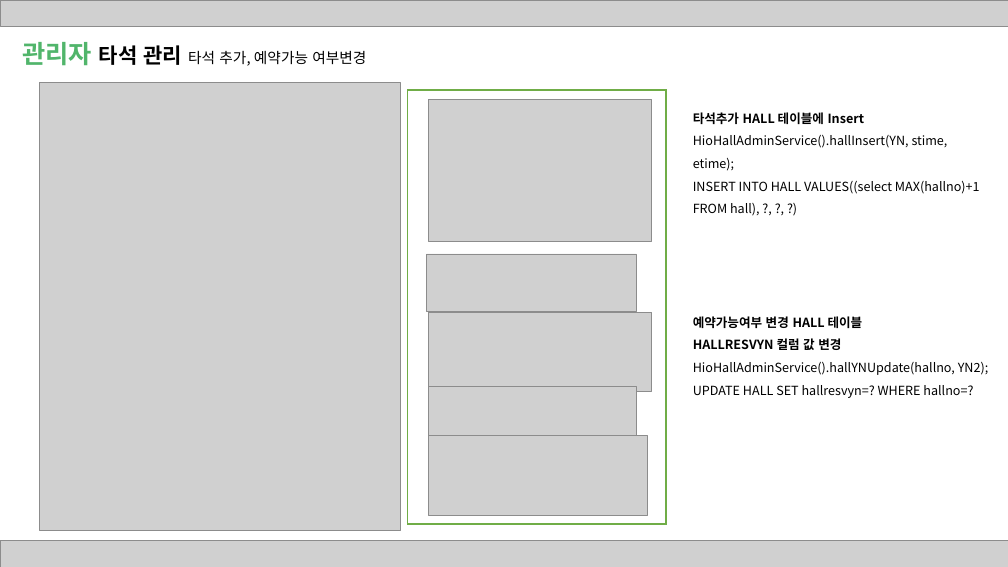
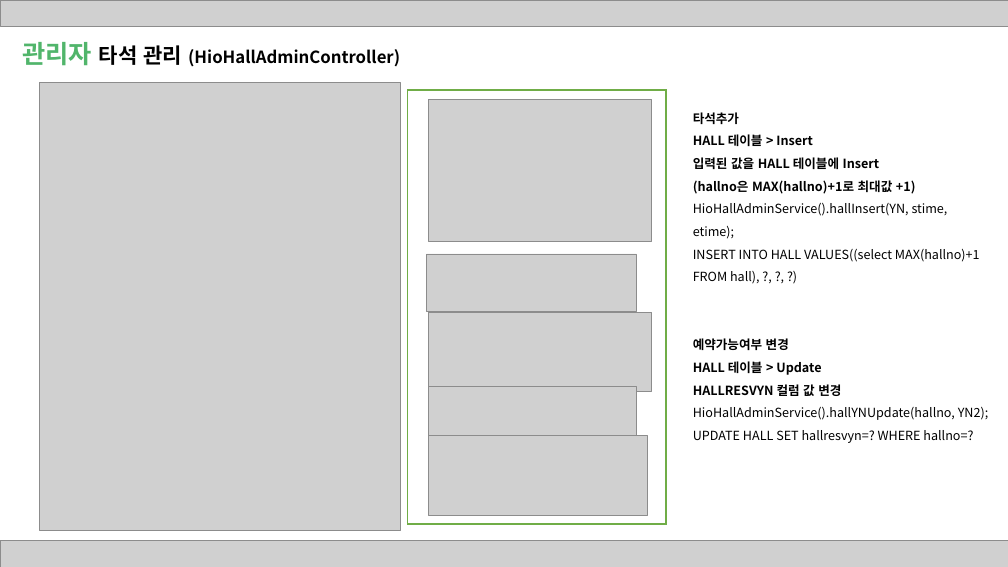
Before and after one commit to skjung1979/classproject, a slide deck: slide 16 of ppt/원팀 발표자료 20201027.pptx. Drawn at 1008x567 pixels with LibreOffice and Linux fonts; fonts in the diff are those of the drawing; grey boxes stand for pictures. Boxes give left, top, right and bottom in pixels: in the first picture for what was removed or moved away, otherwise in the second. Text is boxed around its words. In the diff, an @@ line names an element or a change of style, - is before the commit and + after.

```diff
--- a/ppt/원팀 발표자료 20201027.pptx
+++ b/ppt/원팀 발표자료 20201027.pptx
@@ text at bbox=[22, 42, 400, 67]: text changed; size 14 to 16 pt; bold on @@
-관리자 타석 관리 타석 추가, 예약가능 여부변경
+관리자 타석 관리 (HioHallAdminController)
@@ text at bbox=[693, 112, 916, 194]: text changed @@
-타석추가 HALL 테이블에 Insert
+타석추가
+HALL 테이블 > Insert
+입력된 값을 HALL 테이블에 Insert
+(hallno은 MAX(hallno)+1로 최대값 +1)
@@ text at bbox=[693, 338, 841, 396]: text changed @@
-예약가능여부 변경 HALL 테이블
-HALLRESVYN 컬럼 값 변경
+예약가능여부 변경
+HALL 테이블 > Update
+HALLRESVYN 컬럼 값 변경
```
Also in this commit, not shown: 8 other slides changed.
